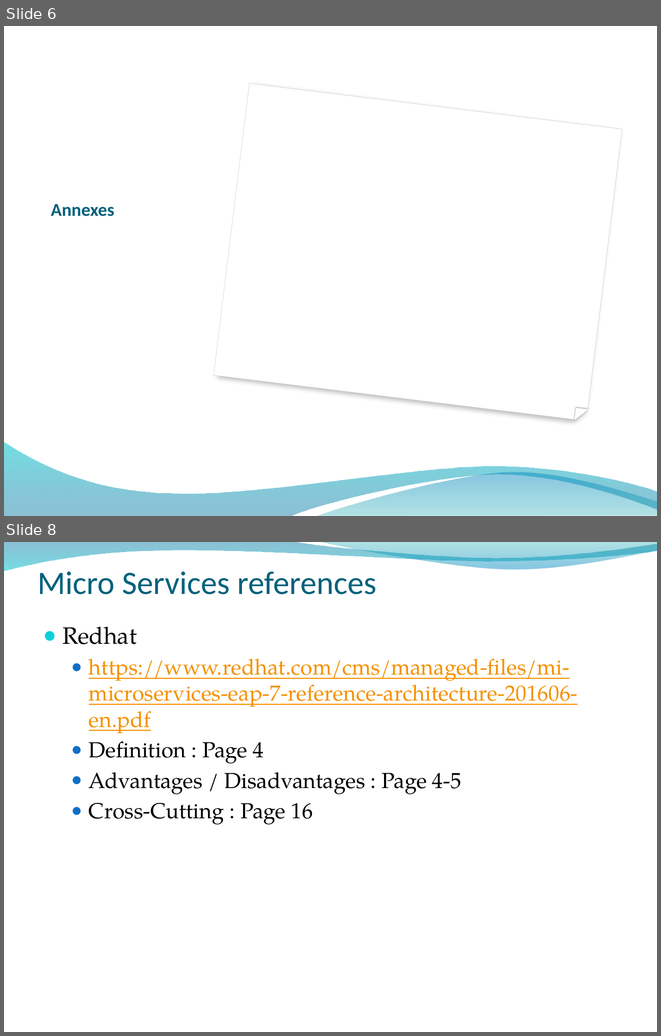
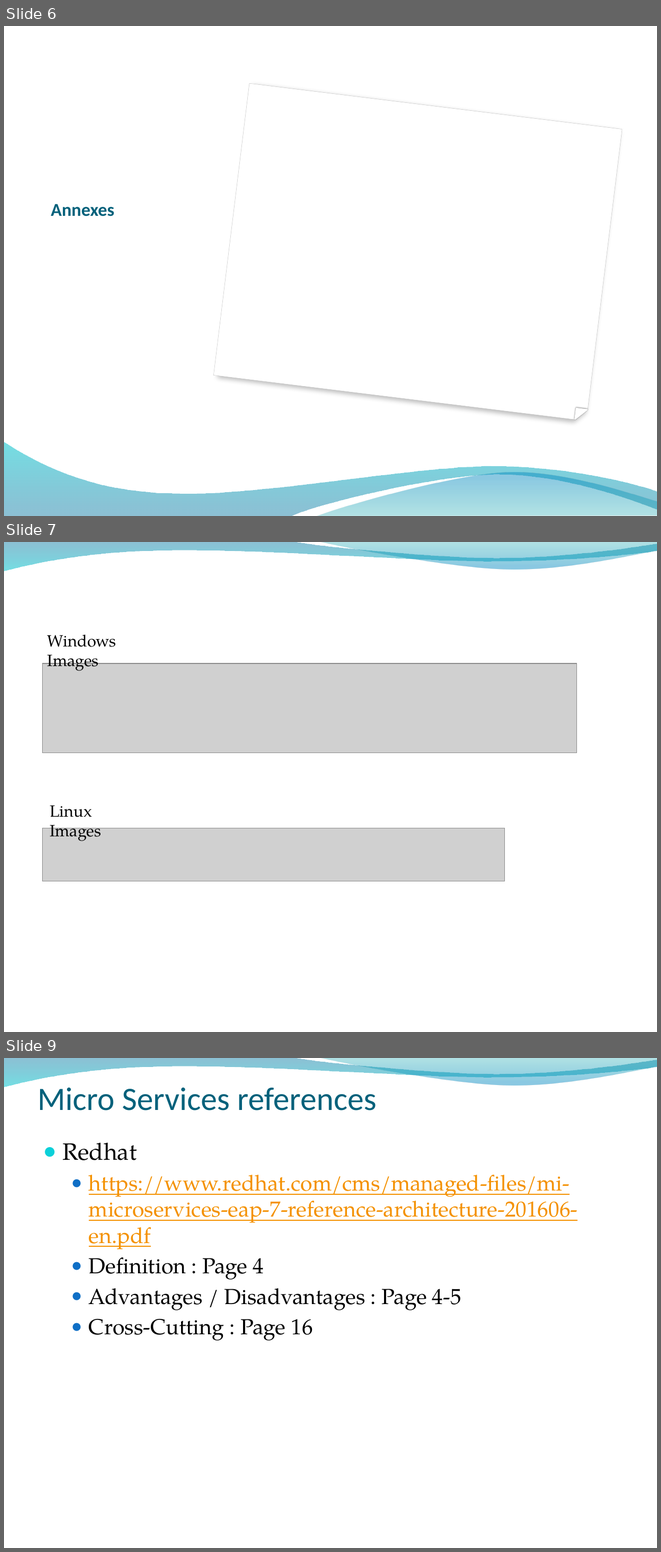
Before and after one commit to ygo74/microsvc, a slide deck: Documentation/Container Architecture.pptx. Shown one above the other, each under a label of ours: slides 6 and 8 before the commit, slides 6, 7 and 9 after it; the slides between them are not shown. The pictures are 661x1036 and 661x1552 pixels, drawn with LibreOffice and Linux fonts; fonts in the diff are those of the drawing; grey boxes stand for pictures; background and template pictures are left out. Boxes give left, top, right and bottom in pixels: in the first picture for what was removed or moved away, otherwise in the second. Text is boxed around its words. In the diff, an @@ line names an element or a change of style, - is before the commit and + after.

```diff
--- a/Documentation/Container Architecture.pptx
+++ b/Documentation/Container Architecture.pptx
@@ slide 7 added at (4, 542, 657, 1032), background picture (left out); not listed: 2 template elements that a slide beside it also shows @@
@@ text added at (47, 634, 116, 671), 18 pt, text #000000 @@
+Windows Images
@@ picture added at (43, 663, 576, 752) @@
@@ text added at (50, 805, 101, 841), 18 pt, text #000000 @@
+Linux Images
@@ picture added at (43, 828, 504, 881) @@
@@ what was slide 8 is now slide 9 @@
```
Also in this commit, not shown: 1 other slide added, 1 slide removed.
